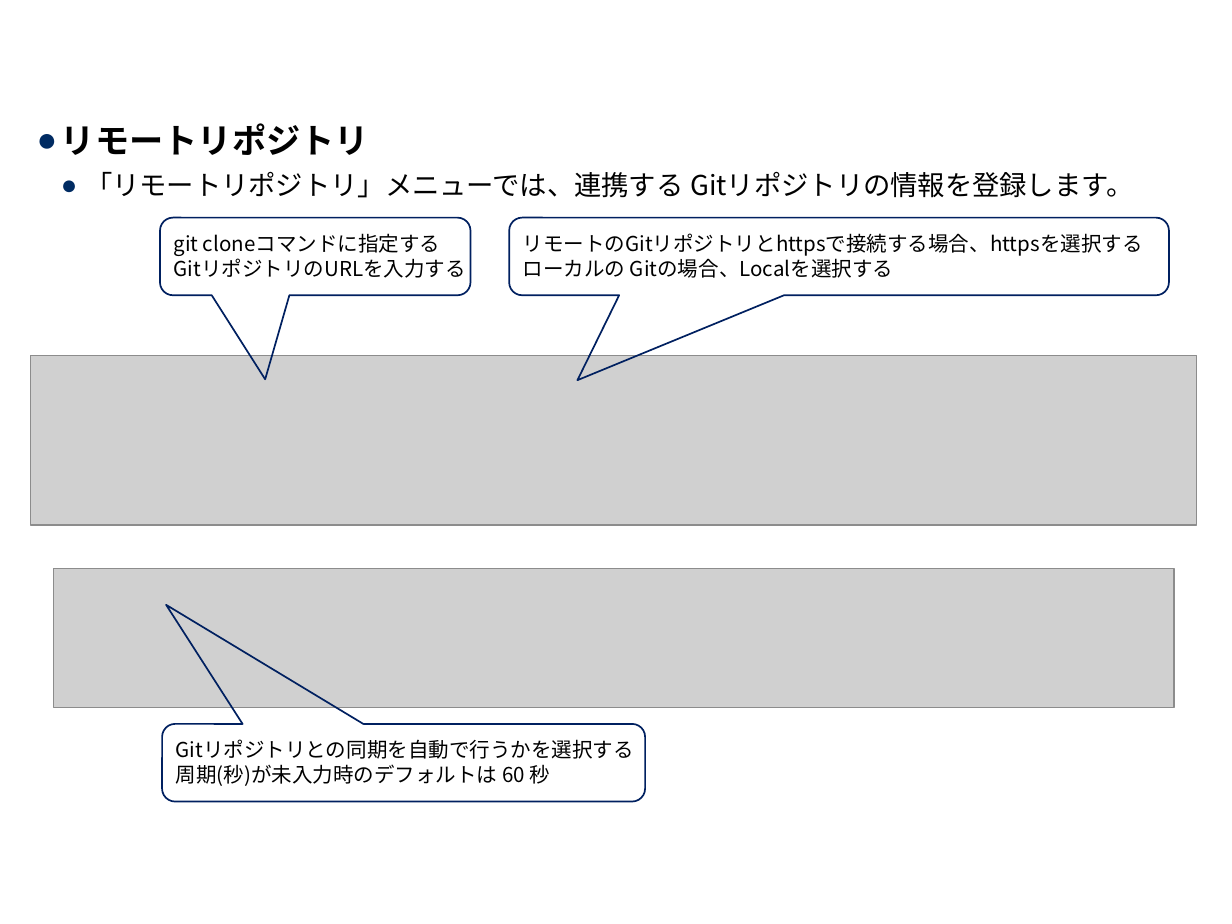
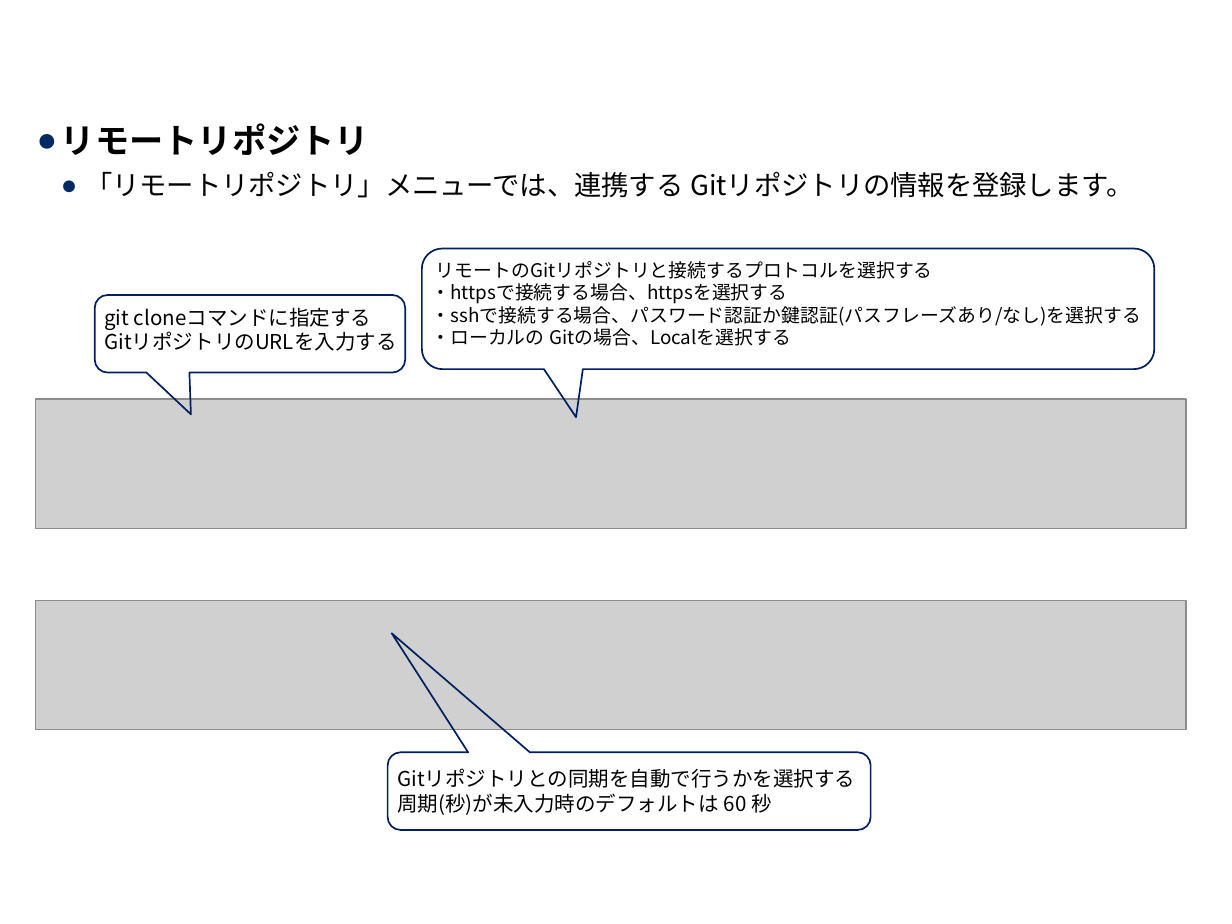
Before and after one commit to exastro-suite/it-automation-docs, a slide deck: slide 9 of asset/Learn_ja/ITA-CICD_for_lac_ja.pptx. Drawn at 1232x924 pixels with LibreOffice and Linux fonts; fonts in the diff are those of the drawing; grey boxes stand for pictures; background and template pictures are left out. Boxes give left, top, right and bottom in pixels: in the first picture for what was removed or moved away, otherwise in the second. Text is boxed around its words. In the diff, an @@ line names an element or a change of style, - is before the commit and + after.

```diff
--- a/asset/Learn_ja/ITA-CICD_for_lac_ja.pptx
+++ b/asset/Learn_ja/ITA-CICD_for_lac_ja.pptx
@@ rounded speech box removed at (160,218,471,296) @@
-git cloneコマンドに指定する
-GitリポジトリのURLを入力する
@@ rounded speech box removed at (509,218,1169,296) @@
-リモートのGitリポジトリとhttpsで接続する場合、httpsを選択する
-ローカルの Gitの場合、Localを選択する
@@ freeform shape added at (421,249,1153,418), outline #002060 1 pt, 11 pt, text #000000 @@
+リモートのGitリポジトリと接続するプロトコルを選択する
+・httpsで接続する場合、httpsを選択する
+・sshで接続する場合、パスワード認証か鍵認証(パスフレーズあり/なし)を選択する
+・ローカルの Gitの場合、Localを選択する
@@ freeform shape added at (95,294,405,414), outline #002060 1 pt, 12 pt, text #000000 @@
+git cloneコマンドに指定する
+GitリポジトリのURLを入力する
@@ picture: place and size @@
-picture at (31,355,1198,525)
+picture at (36,399,1186,529)
@@ picture: place and size @@
-picture at (53,569,1174,707)
+picture at (36,600,1186,729)
@@ freeform shape added at (388,633,871,830), outline #002060 1 pt, 12 pt, text #000000 @@
+Gitリポジトリとの同期を自動で行うかを選択する
+周期(秒)が未入力時のデフォルトは 60 秒
@@ rounded speech box removed at (163,724,646,802) @@
-Gitリポジトリとの同期を自動で行うかを選択する
-周期(秒)が未入力時のデフォルトは 60 秒
```
Also in this commit, not shown: 3 other slides changed, 1 other file.
